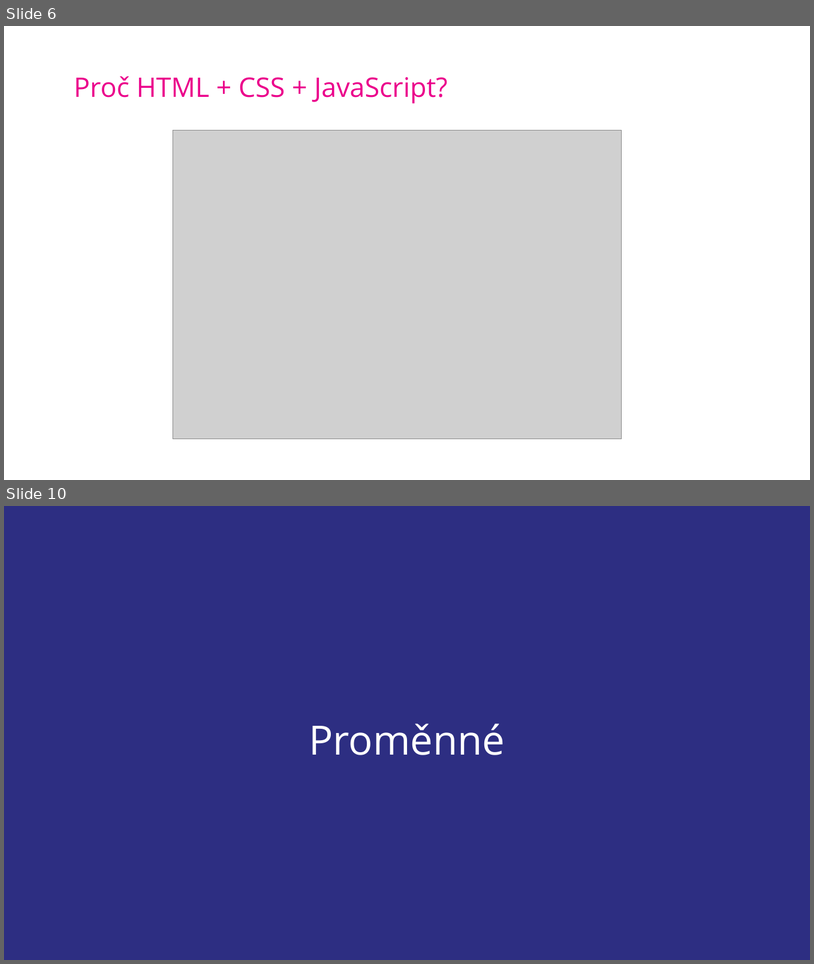
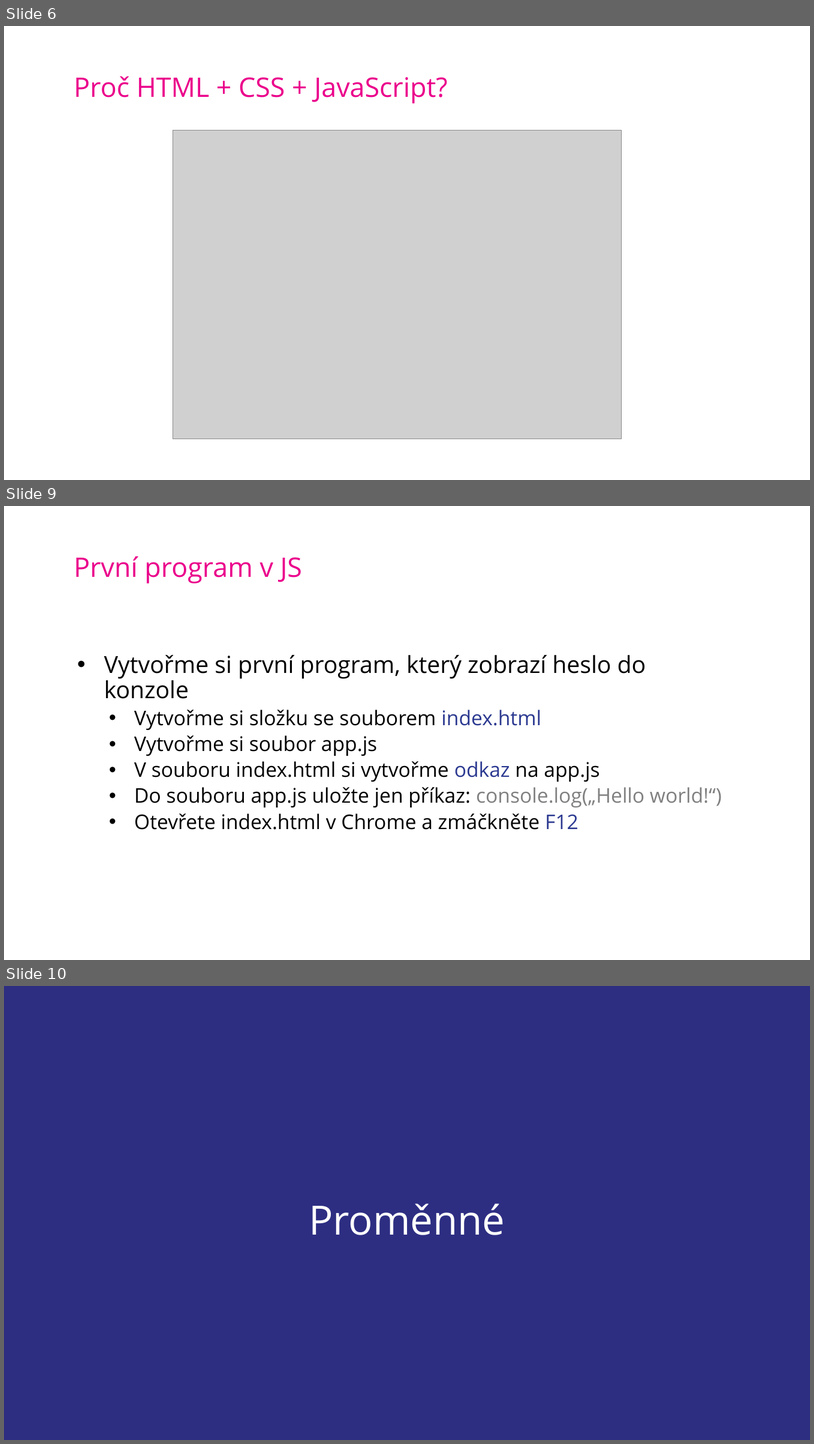
Before and after one commit to SimonB87/LetniSkola2020JS, a slide deck: JS-SB-LetnIskola2020.pptx. Shown one above the other, each under a label of ours: slides 6 and 10 before the commit, slides 6, 9 and 10 after it; the slides between them are not shown. The pictures are 814x964 and 814x1444 pixels, drawn with LibreOffice and Linux fonts; fonts in the diff are those of the drawing; grey boxes stand for pictures; background and template pictures are left out. Boxes give left, top, right and bottom in pixels: in the first picture for what was removed or moved away, otherwise in the second. Text is boxed around its words. In the diff, an @@ line names an element or a change of style, - is before the commit and + after.

```diff
--- a/JS-SB-LetnIskola2020.pptx
+++ b/JS-SB-LetnIskola2020.pptx
@@ slide 9 added at [4,506,810,960], background picture (left out) @@
@@ title added at [74,556,303,583], 32 pt, text #EB008B @@
+První program v JS
@@ text added at [104,655,722,829], 24 pt, text #000000 @@
+• Vytvořme si první program, který zobrazí heslo do konzole
+  • Vytvořme si složku se souborem index.html
+  • Vytvořme si soubor app.js
+  • V souboru index.html si vytvořme odkaz na app.js
+  • Do souboru app.js uložte jen příkaz: console.log(„Hello world!“)
+  • Otevřete index.html v Chrome a zmáčkněte F12
```
Also in this commit, not shown: 4 slides changed, 1 other slide added, 2 slides removed.
